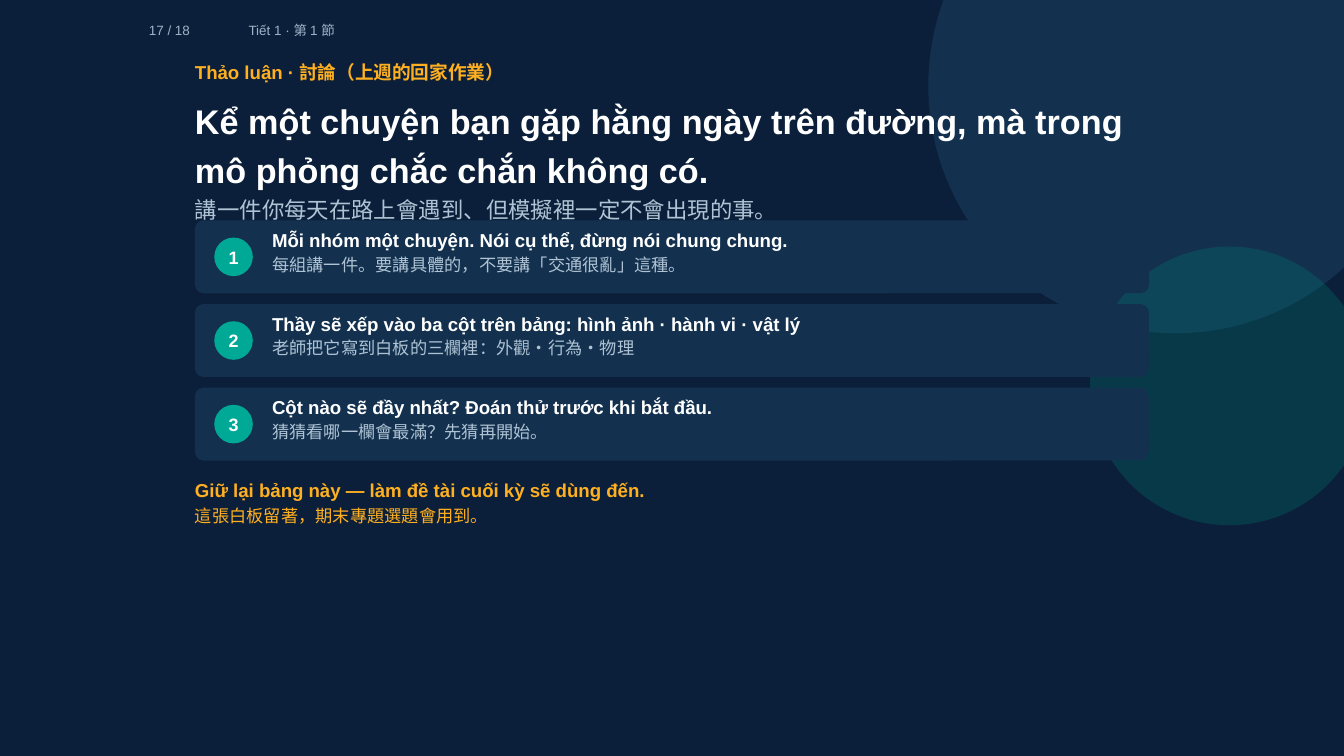
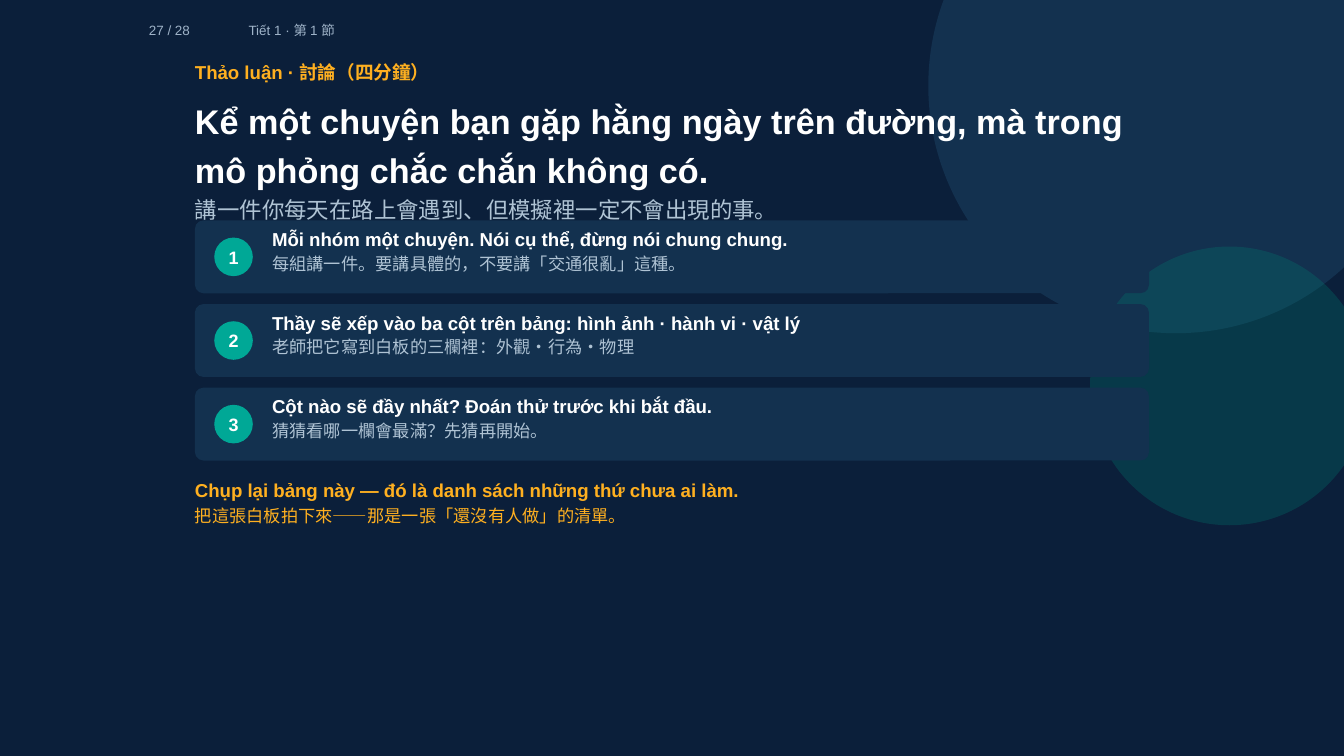
Before and after one commit to ch-neural/MITUST-Principles-of-Self-Driving-Cars, a slide deck: slide 27 of 第四週(10-01)/第四週_第1節_簡報.pptx (slide 17 before the commit). Drawn at 1344x756 pixels with LibreOffice and Linux fonts; fonts in the diff are those of the drawing. Boxes give left, top, right and bottom in pixels: in the first picture for what was removed or moved away, otherwise in the second. Text is boxed around its words. In the diff, an @@ line names an element or a change of style, - is before the commit and + after.

```diff
--- a/第四週(10-01)/第四週_第1節_簡報.pptx
+++ b/第四週(10-01)/第四週_第1節_簡報.pptx
@@ text at bbox=[149, 25, 190, 35]: text changed @@
-17 / 18
+27 / 28
@@ text at bbox=[195, 63, 429, 83]: text changed @@
-Thảo luận · 討論（上週的回家作業）
+Thảo luận · 討論（四分鐘）
@@ text at bbox=[195, 483, 738, 524]: text changed @@
-Giữ lại bảng này — làm đề tài cuối kỳ sẽ dùng đến.
-這張白板留著，期末專題選題會用到。
+Chụp lại bảng này — đó là danh sách những thứ chưa ai làm.
+把這張白板拍下來——那是一張「還沒有人做」的清單。
```
Also in this commit, not shown: 15 other slides changed, 12 slides added, 2 slides removed, 3 other files.
